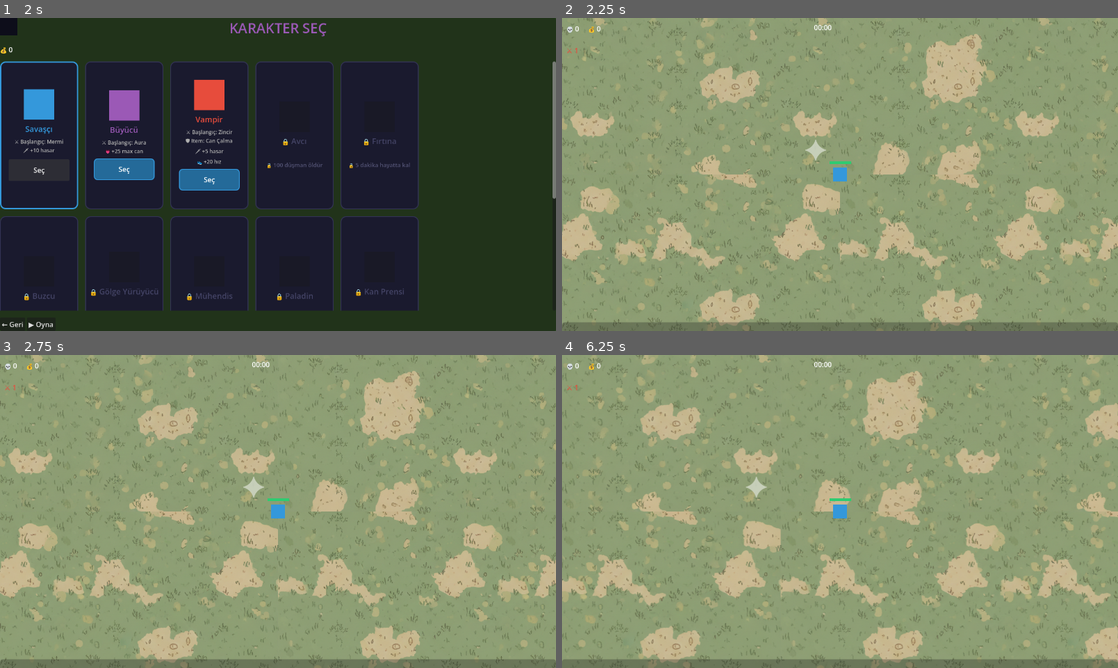
Above: before the commit, frames 1-4 (two rows, left to right).
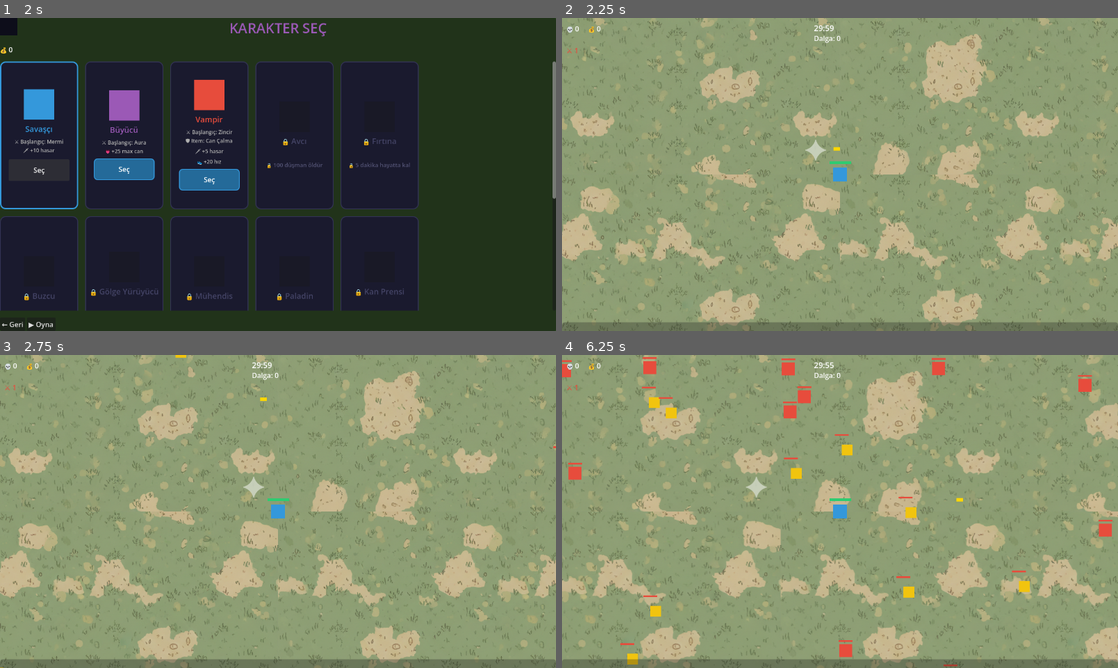
Above: after the commit, the same moments.

Repository: jegy911/survivors-clone
Game: Godot game, scene res://ui/main_menu.tscn
The game is run twice, just before and just after one commit, with the same random seed, the same clock (stepped at 60 frames per second) and the same inputs.
Inputs:
- Up to frame 1 (2 s): click "▶ OYNA" at 0.5 s; click "Seç" at 1.25 s
- Up to frame 2 (2.25 s): click "▶ Oyna" at 2 s
- Up to frame 3 (2.75 s): no input
- Up to frame 4 (6.25 s): tap Enter at 2.75 s; hold Right (ui_right) 2.78-3.53 s; hold Down (ui_down) 3.53-4.28 s; hold Right (ui_right) 4.28-5.03 s; hold Up (ui_up) 5.03-5.78 s; hold Left (ui_left) from 5.78 s (still down)

Frame 1 is identical in both runs. In frame 2, 0.1% of the frame differs, in the area x 45-51%, y 2-43%; in frame 3, 0.1%; in frame 4, 2.0%, in the area x 0-99%, y 0-100%.
Error before the commit: Parse Error: Identifier "collected" not declared in the current scope. (res://main/main.gd:482)

Commit message:
Update main.gd

Diff:
--- a/main/main.gd
+++ b/main/main.gd
@@ -479,7 +479,7 @@
 	orb_node.queue_free()
 
 	await get_tree().create_timer(15.0).timeout
-	if is_instance_valid(orb_node) and not collected:
+	if is_instance_valid(orb_node):
 		var fade = body.create_tween()
 		fade.tween_property(body, "modulate:a", 0.0, 1.0)
 		fade.tween_callback(orb_node.queue_free)
